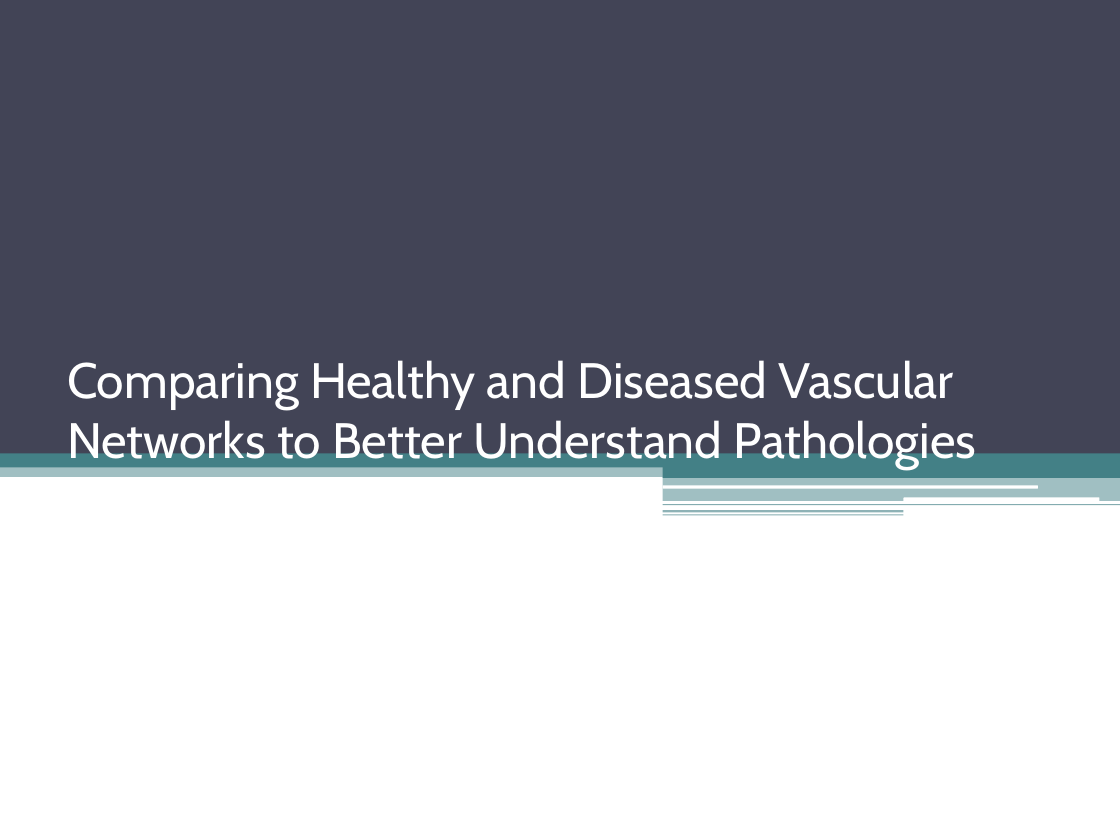
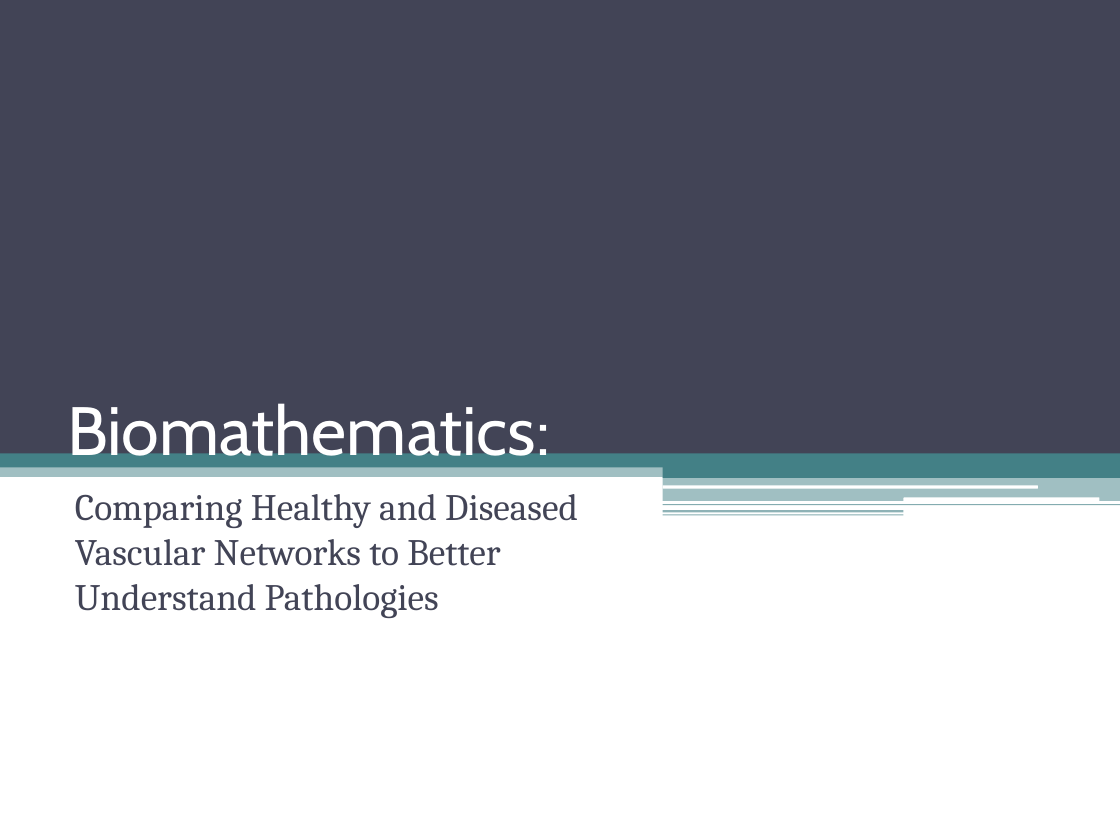
Before and after one commit to jocelynshen/angicart-biological-scaling, a slide deck: slide 1 of papers/ScalingExponentMethodsPresentation.pptx. Drawn at 1120x840 pixels with LibreOffice and Linux fonts; fonts in the diff are those of the drawing. Boxes give left, top, right and bottom in pixels: in the first picture for what was removed or moved away, otherwise in the second. Text is boxed around its words. In the diff, an @@ line names an element or a change of style, - is before the commit and + after.

```diff
--- a/papers/ScalingExponentMethodsPresentation.pptx
+++ b/papers/ScalingExponentMethodsPresentation.pptx
@@ title added at <box>67,403,550,470</box>, 44 pt, text #FFFFFF @@
+Biomathematics:
@@ subtitle "Comparing Healthy and Diseased Vascular ...": place and size @@
-subtitle "Comparing Healthy and Diseased Vascular ..." at <box>67,360,977,469</box>
+subtitle "Comparing Healthy and Diseased Vascular ..." at <box>75,494,578,618</box>
@@ subtitle "Comparing Healthy and Diseased Vascular ..." at <box>75,494,578,618</box>: size 32 to 24 pt, font Cabin to Cambria, text colour #FFFFFF to #424456; indent changed; more space between paragraphs; vertical alignment bottom to top @@
```
Also in this commit, not shown: 7 slides added, 58 other files.
